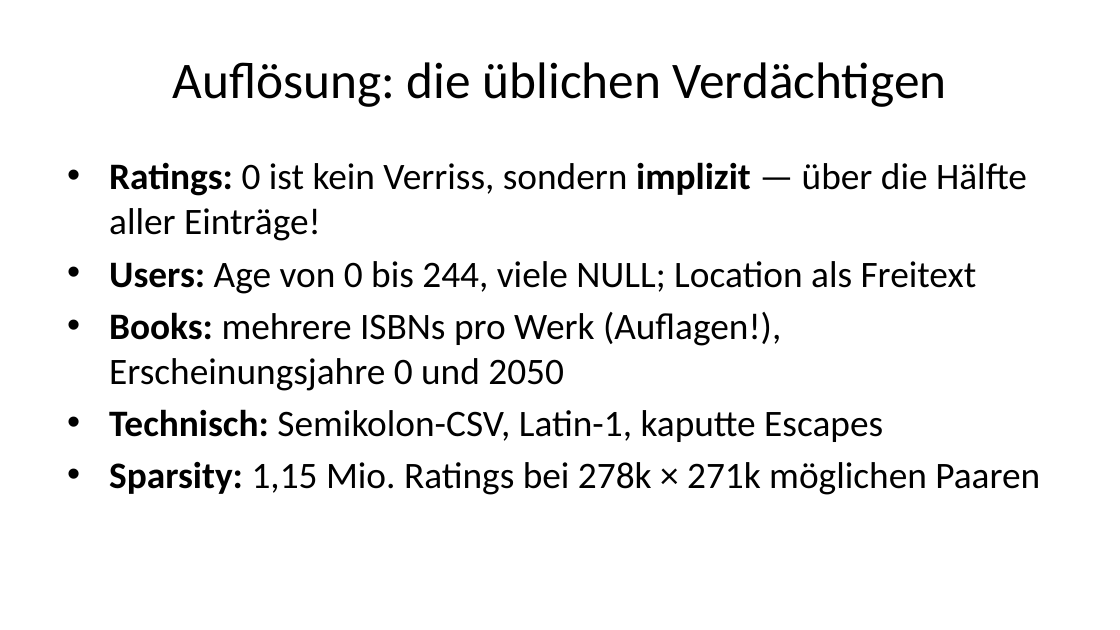
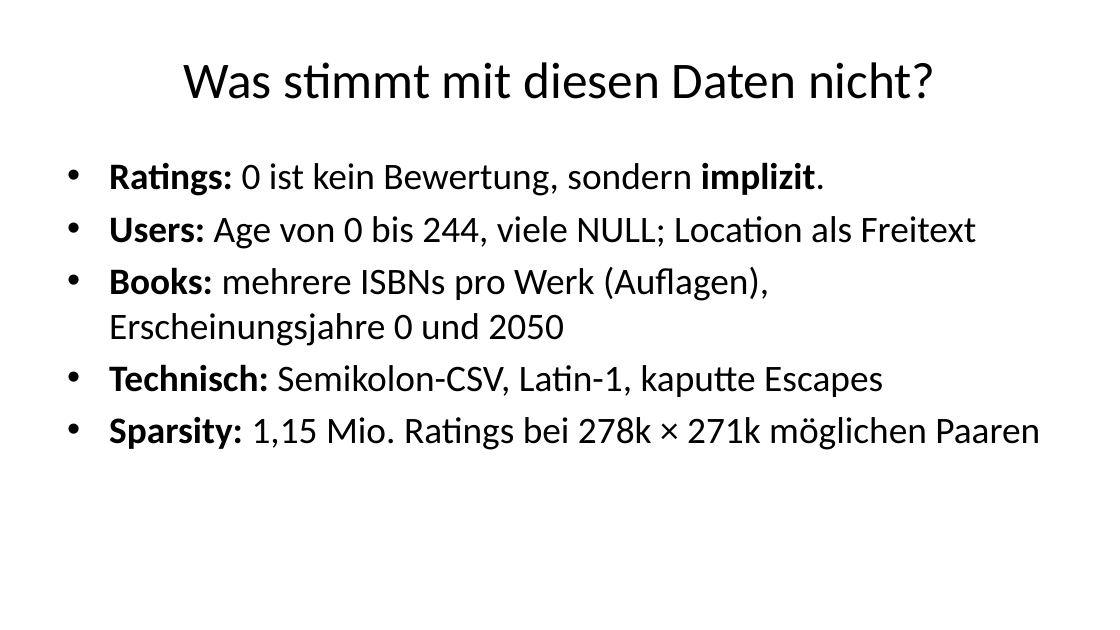
Before and after one commit to daswesen/2026-hu-berlin-data-mining, a slide deck: slide 13 of Konsultation_IBI_Deck.pptx. Drawn at 1120x630 pixels with LibreOffice and Linux fonts; fonts in the diff are those of the drawing. Boxes give left, top, right and bottom in pixels: in the first picture for what was removed or moved away, otherwise in the second. Text is boxed around its words. In the diff, an @@ line names an element or a change of style, - is before the commit and + after.

```diff
--- a/Konsultation_IBI_Deck.pptx
+++ b/Konsultation_IBI_Deck.pptx
@@ title at <box>183,62,936,99</box>: text changed @@
-Auflösung: die üblichen Verdächtigen
+Was stimmt mit diesen Daten nicht?
@@ text at <box>109,162,825,196</box>: text changed @@
-• Ratings: 0 ist kein Verriss, sondern implizit — über die Hälfte aller Einträge!
+• Ratings: 0 ist kein Bewertung, sondern implizit.
@@ text at <box>109,267,769,346</box>: text changed @@
-• Books: mehrere ISBNs pro Werk (Auflagen!), Erscheinungsjahre 0 und 2050
+• Books: mehrere ISBNs pro Werk (Auflagen), Erscheinungsjahre 0 und 2050
```
Also in this commit, not shown: 15 other slides changed, 5 slides added, 5 slides removed, 52 other files.
